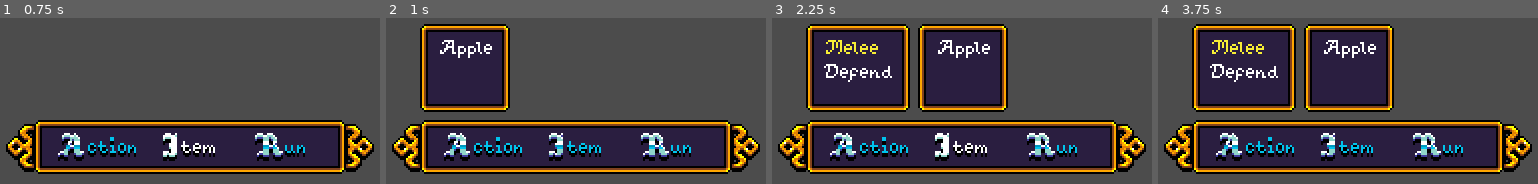
Above: before the commit, frames 1-4 (left to right).
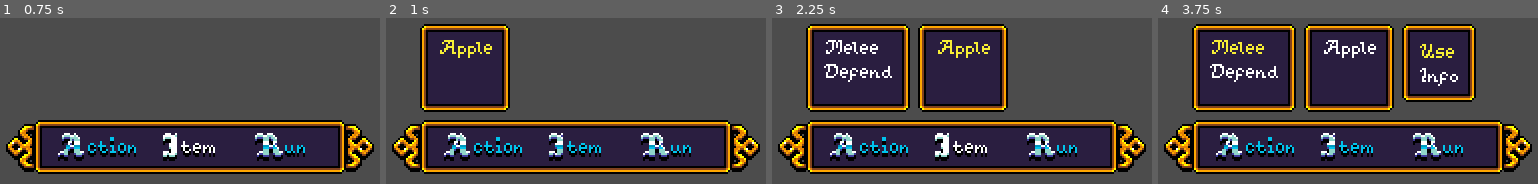
Above: after the commit, the same moments.

Repository: apiotrowski255/westwick
Game: Godot game, scene res://UI/BattleMenuManager.tscn
Two runs of this game, one before a commit and one after it. Both use one fixed random seed, a clock stepped at 60 frames per second and the inputs below. This scene is started directly instead of the project's main scene.
Inputs (mouse positions are in pixels of both pictures, inside the frame that each line leads up to):
- Up to frame 1 (0.75 s): tap Enter (ui_accept) at 0.5 s; hold Right (ui_right) from 0.53 s (still down)
- Up to frame 2 (1 s): keep holding Right (ui_right); tap Enter (ui_accept) at 0.77 s
- Up to frame 3 (2.25 s): release Right (ui_right) at 1.25 s; click (870, 147) at 1.25 s; click (962, 147) at 2 s
- Up to frame 4 (3.75 s): click (1439, 147) at 2.75 s; click "Melee" at 3.5 s

Frame 1 is identical in both runs. In frame 2, 0.4% of the frame differs, in the area x 14-28%, y 13-25%; in frame 3, 0.8%; in frame 4, 9.1%, in the area x 64-84%, y 3-51%.

Commit message:
implement context menu and fixed stupid bug in focus menu

Diff:
--- a/UI/BattleMenuManager.gd
+++ b/UI/BattleMenuManager.gd
@@ -7,6 +7,7 @@
 onready var battle_menu: HBoxContainer = $"%BattleMenu"
 onready var action_list: PanelContainer = $"%ActionList"
 onready var item_list: PanelContainer = $"%ItemList"
+onready var context_menu: PanelContainer = $"%ContextMenu"
 
 func _ready() -> void:
 	action_list.fill(elizabethStats.battle_actions)
@@ -28,8 +29,16 @@
 
 
 func _on_ActionList_resource_selected(resource : BattleAction) -> void:
+	uiStack.push(context_menu)
 	print(resource.name)
 
+func _on_ItemList_resource_selected(resource : Item) -> void:
+	uiStack.push(context_menu)
+	print(resource.name)
 
-func _on_ItemList_resource_selected(resource : Item) -> void:
-	print(resource.name)
+func _on_ContextMenu_option_selected(option : int) -> void:
+	match option:
+		ContextMenu.USE:
+			print("use")
+		ContextMenu.INFO:
+			print("info")
--- a/UI/BattleMenuManager.tscn
+++ b/UI/BattleMenuManager.tscn
@@ -1,8 +1,9 @@
-[gd_scene load_steps=4 format=2]
+[gd_scene load_steps=5 format=2]
 
 [ext_resource path="res://UI/BattleMenuManager.gd" type="Script" id=1]
 [ext_resource path="res://UI/BattleMenu.tscn" type="PackedScene" id=2]
 [ext_resource path="res://UI/ScrollList.tscn" type="PackedScene" id=3]
+[ext_resource path="res://UI/ContextMenu.tscn" type="PackedScene" id=4]
 
 [node name="BattleMenuManager" type="Control"]
 anchor_right = 1.0
@@ -34,6 +35,14 @@
 margin_right = 18.0
 margin_bottom = 44.0
 
+[node name="ContextMenu" parent="BattleMenu/SubmenuPosition/MenuContainer" instance=ExtResource( 4 )]
+unique_name_in_owner = true
+visible = false
+margin_right = 37.0
+margin_bottom = 44.0
+size_flags_vertical = 0
+
 [connection signal="menu_option_selected" from="BattleMenu" to="." method="_on_BattleMenu_menu_option_selected"]
 [connection signal="resource_selected" from="BattleMenu/SubmenuPosition/MenuContainer/ActionList" to="." method="_on_ActionList_resource_selected"]
 [connection signal="resource_selected" from="BattleMenu/SubmenuPosition/MenuContainer/ItemList" to="." method="_on_ItemList_resource_selected"]
+[connection signal="option_selected" from="BattleMenu/SubmenuPosition/MenuContainer/ContextMenu" to="." method="_on_ContextMenu_option_selected"]
--- a/UI/ContextMenu.tscn
+++ b/UI/ContextMenu.tscn
@@ -15,7 +15,7 @@
 margin_left = 4.0
 margin_top = 4.0
 margin_right = 33.0
-margin_bottom = 38.0
+margin_bottom = 35.0
 custom_constants/margin_right = 4
 custom_constants/margin_top = 4
 custom_constants/margin_left = 6
@@ -25,7 +25,8 @@
 margin_left = 6.0
 margin_top = 4.0
 margin_right = 25.0
-margin_bottom = 30.0
+margin_bottom = 27.0
+custom_constants/separation = 1
 
 [node name="UseButton" parent="MarginContainer/VBoxContainer" instance=ExtResource( 3 )]
 margin_right = 19.0
@@ -33,9 +34,9 @@
 text = "Use"
 
 [node name="InfoButton" parent="MarginContainer/VBoxContainer" instance=ExtResource( 3 )]
-margin_top = 15.0
+margin_top = 12.0
 margin_right = 19.0
-margin_bottom = 26.0
+margin_bottom = 23.0
 text = "Info"
 
 [connection signal="button_down" from="MarginContainer/VBoxContainer/UseButton" to="." method="_on_UseButton_button_down"]
--- a/UI/FocusMenu.gd
+++ b/UI/FocusMenu.gd
@@ -1,7 +1,7 @@
 extends Control
 class_name FocusMenu
 
-export(Array, NodePath) var focus_nodes : Array = [] # allows us to tell which nodes be focused.
+export(Array, NodePath) var focus_nodes : Array # allows us to tell which nodes be focused.
 
 var last_focus_node : Control
 
